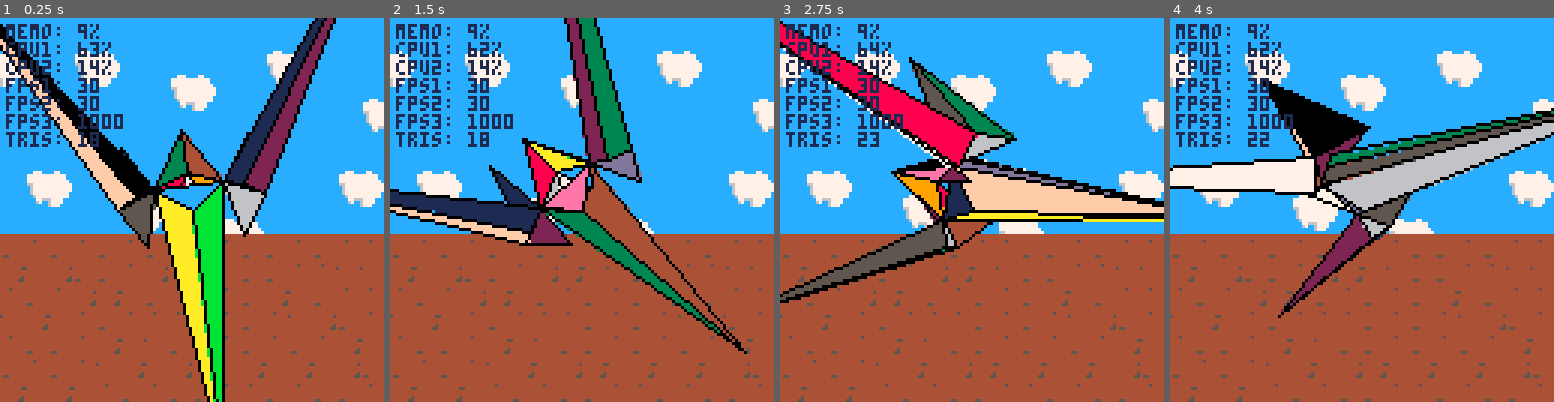
Above: before the commit, frames 1-4 (left to right).
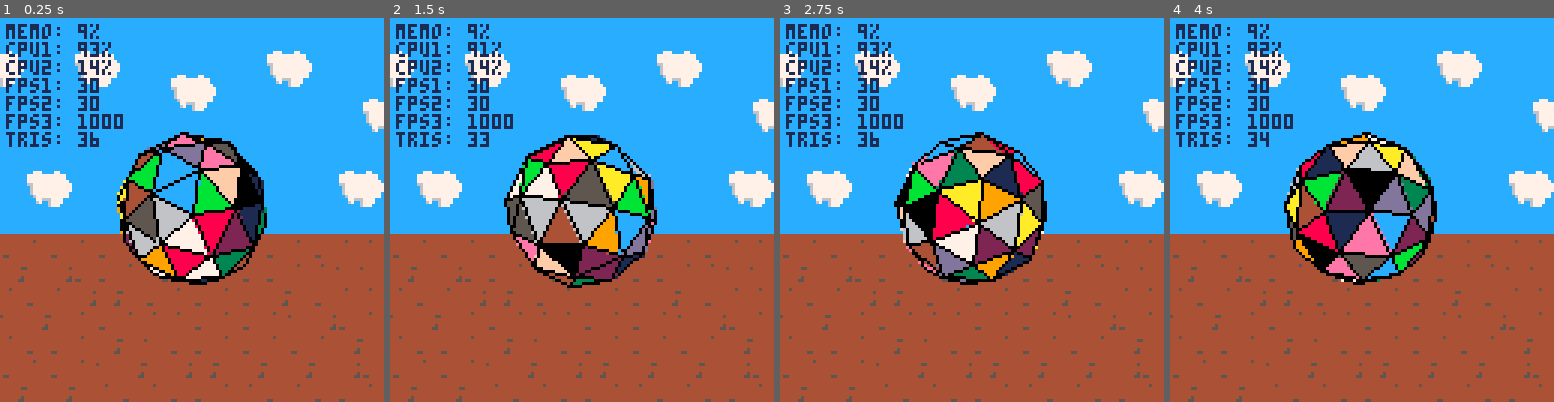
Above: after the commit, the same moments.

Repository: RicoP/picowiese
Game: PICO-8 cartridge 3d.p8
The game is run twice, just before and just after one commit, with the same random seed, the same clock (stepped at 60 frames per second) and the same inputs.
Inputs:
- Up to frame 1 (0.25 s): no input
- Up to frame 2 (1.5 s): no input
- Up to frame 3 (2.75 s): no input
- Up to frame 4 (4 s): no input

The runs differ from the first frame. In frame 1, 20% of the frame differs, in the area x 0-88%, y 0-100%; in frame 2, 19%; in frame 3, 21%, in the area x 0-100%, y 0-75%; in frame 4, 20%.

Commit message:
minor speed improvements + replace qsort with simple sort

Diff:
--- a/3d.p8
+++ b/3d.p8
@@ -98,11 +98,11 @@
  w += m[3][4] * v[3]
  w += m[4][4]
 
- if w != 0 then
-  res[1] /= w
-  res[2] /= w
-  res[3] /= w
- end
+ w = 1/w
+
+ res[1] *= w
+ res[2] *= w
+ res[3] *= w
 
  return res
 end
@@ -232,6 +232,14 @@
  print("fps3: " .. stat(9))
 end
 
+function simple_sort(f)
+ for i=2,#f do
+  if f[i-1][4] < f[i][4] then
+   f[i-1],f[i] = f[i],f[i-1]
+  end
+ end
+end
+
 function _init()
 end
 
@@ -272,7 +280,7 @@
  matrotx[3][3]=cos(theta*.5)
  matrotx[4][4]=1
 
- local m = arwing_mesh
+ local m = ball_mesh
  local t = triangle()
 
  local num_tris = #m.faces
@@ -302,12 +310,12 @@
   tri_trans.p[2][3] += 7
   tri_trans.p[3][3] += 7
 
-  local l1 = {x=0,y=0,z=0}
+  local l1 = {0,0,0}
   vec3_sub(l1, tri_trans.p[2],tri_trans.p[1])
-  local l2 = {x=0,y=0,z=0}
+  local l2 = {0,0,0}
   vec3_sub(l2, tri_trans.p[3],tri_trans.p[2])
 
-  local n = {x=0,y=0,z=0}
+  local n = {0,0,0}
   vec3_cross(n,l1,l2)
   vec3_normalize(n)
 
@@ -336,10 +344,10 @@
   tri_proj.p[3][1] *=64
   tri_proj.p[3][2] *=64
 
-  face[4] = tri_proj.p[1][3]
+  face[4]  = tri_proj.p[1][3]
   face[4] += tri_proj.p[2][3]
   face[4] += tri_proj.p[3][3]
-  --face[4] *= 0.333333333
+  --face[4] /= 3
 
   local col = f%16
 
@@ -355,15 +363,11 @@
 
  --sort triangles by
  --distance in last frame
- qsort(m.faces, function(l,r)
-  return r[4]-l[4]
- end)
-
-
- --fill_tri_bott(35,10,10,20,20)
- --color(14)
- --fill_tri_top(15,30,10,20,20)
- --fill_tri({x=5,y=0},{x=0,y=30},{x=20,y=20},7)
+ --qsort(m.faces, function(l,r)
+ -- return r[4]-l[4]
+ --end)
+ simple_sort(m.faces)
+
  frame += 1
 
  print_stat()
